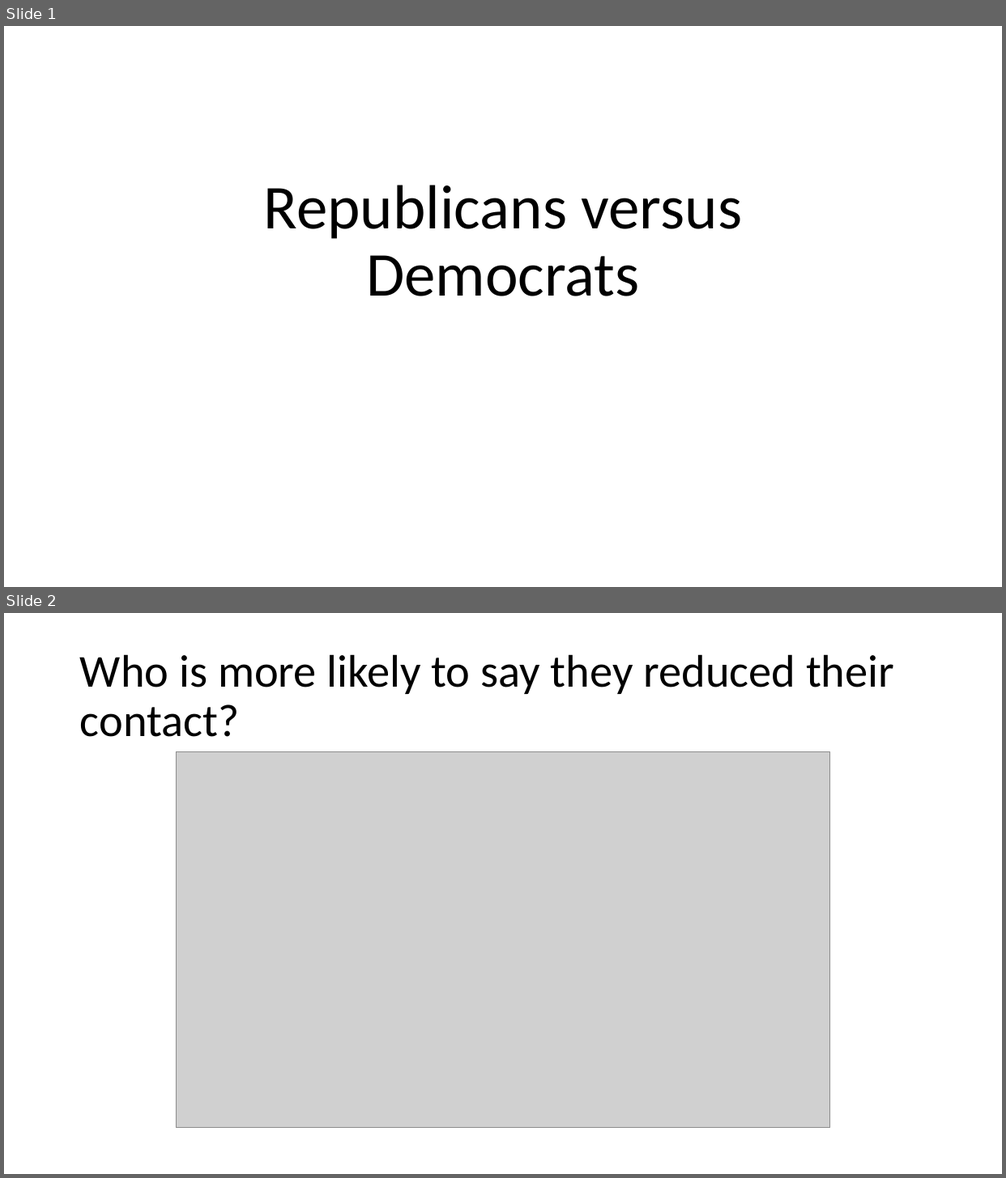
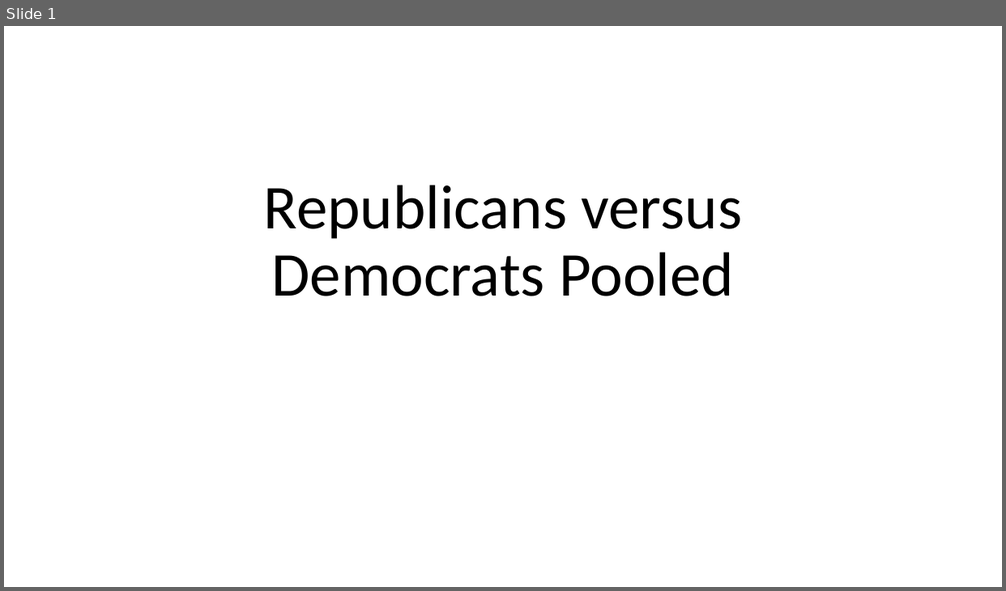
Before and after one commit to chrissoria/BICS_Political_Polarization, a slide deck: plots/Preliminary_Plots.pptx. Shown one above the other, each under a label of ours: slides 1 and 2 before the commit, slide 1 after it. The pictures are 1006x1178 and 1006x591 pixels, drawn with LibreOffice and Linux fonts; fonts in the diff are those of the drawing; grey boxes stand for pictures. Boxes give left, top, right and bottom in pixels: in the first picture for what was removed or moved away, otherwise in the second. Text is boxed around its words. In the diff, an @@ line names an element or a change of style, - is before the commit and + after.

```diff
--- a/plots/Preliminary_Plots.pptx
+++ b/plots/Preliminary_Plots.pptx
@@ slide 2 removed at <box>4,613,1002,1174</box>, background #FFFFFF @@
@@ title removed at <box>80,654,894,737</box> @@
-Who is more likely to say they reduced their contact?
@@ picture removed at <box>177,752,829,1128</box> @@
@@ slide 1 changed as well @@
@@ title at <box>264,185,743,297</box>: text changed @@
-Republicans versus Democrats
+Republicans versus Democrats Pooled
```
Also in this commit, not shown: 4 other slides changed, 23 slides added, 8 other slides removed, 22 other files.
